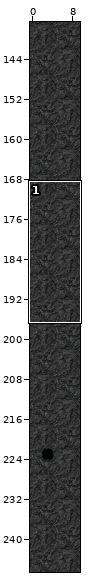
An edit to a level. Tiled map, android/assets/maps/level001.tmx. The picture above shows the old version from afar; the outline marks the close-up.
Close-up. Before the edit:
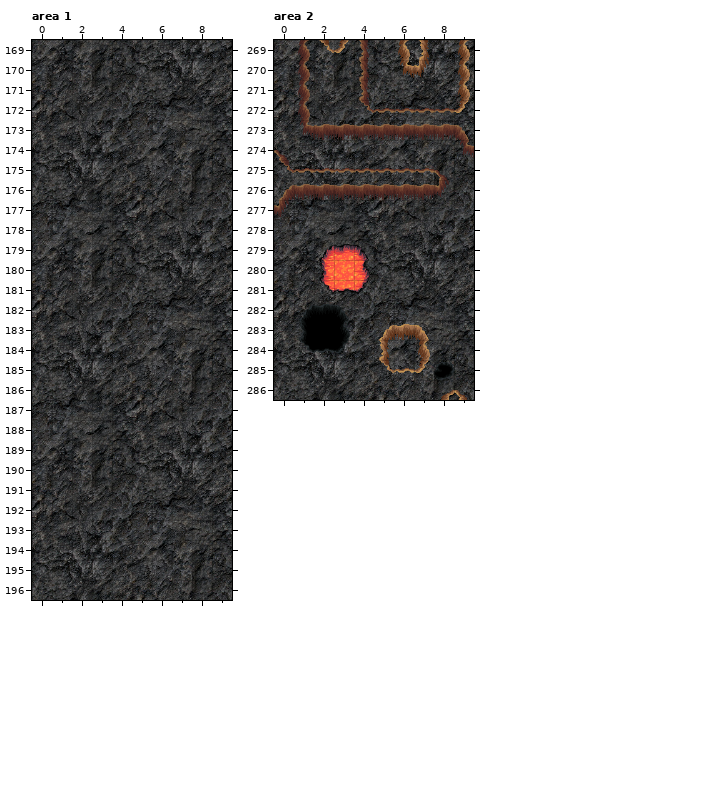
Cells are 32x32 px. Shown: area 1 x 0..9, y 169..196; area 2 x 0..9, y 269..286. The commit also changed other parts of the map, which this record leaves out.
Now the later version:
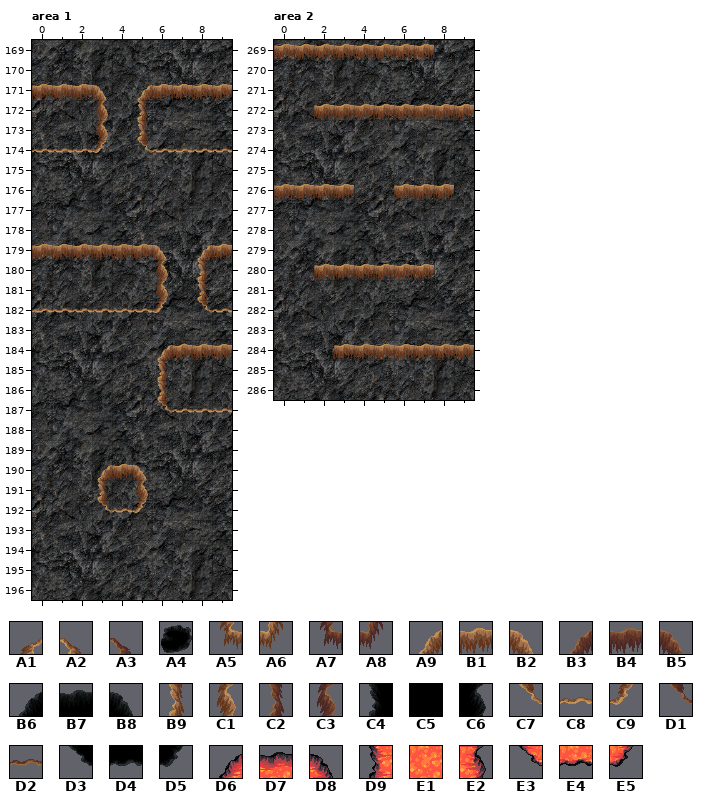
Key: from "terrain": A1 10, A2 11, A3 14, A4 15, A5 31, A6 32, A7 34, A8 35, A9 51, B1 52, B2 53, B3 54, B4 55, B5 56, B6 57, B7 58, B8 59, B9 72, C1 74, C2 75, C3 77, C4 78, C5 79, C6 80, C7 93, C8 94, C9 95, D1 96, D2 97, D3 99, D4 100, D5 101, D6 303, D7 304, D8 305, D9 324, E1 325, E2 326, E3 345, E4 346, E5 347.
__ is an empty cell, ## one hidden under a higher layer.
Tiles of an added or newly shown layer are drawn over the layers below it.
Changes in this commit:
Layer "bg1" (added), area 1:
y 171: x 0..3 __ __ __ __ -> B1 B1 B1 B2; x 5..9 __ __ __ __ __ -> A9 B1 B1 B1 B1
y 172..173: x 3 __ -> C1; x 5 __ -> B9
y 174: x 0..3 __ __ __ __ -> C8 C8 C8 C9; x 5..9 __ __ __ __ __ -> C7 C8 C8 C8 C8
y 179: x 0..6 __ __ __ __ __ __ __ -> B1 B1 B1 B1 B1 B1 B2; x 8..9 __ __ -> A9 B1
y 180..181: x 6 __ -> C1; x 8 __ -> B9
y 182: x 0..6 __ __ __ __ __ __ __ -> C8 C8 C8 C8 C8 C8 C9; x 8..9 __ __ -> C7 C8
y 184: x 6..9 __ __ __ __ -> A9 B1 B1 B1
y 185..186: x 6 __ -> B9
y 187: x 6..9 __ __ __ __ -> C7 C8 C8 C8
y 190: x 3..5 __ __ __ -> A9 B1 B2
y 191: x 3 __ -> B9; x 5 __ -> C1
y 192: x 3..5 __ __ __ -> C7 C8 C9
Layer "scenery" (removed), area 2:
y 269: x 1..4 C3 C7 C9 C2 -> __ __ __ __; x 6..7 C1 B9 -> __ __; x 9 C1 -> __
y 270: x 1 C3 -> __; x 4 C2 -> __; x 6..7 A5 A6 -> __ __; x 9 C1 -> __
y 271: x 1 C3 -> __; x 4 C2 -> __; x 9 C1 -> __
y 272: x 1 C3 -> __; x 4..9 D1 D2 D2 D2 D2 C9 -> __ __ __ __ __ __
y 273: x 1..9 A7 B4 B4 B4 B4 B4 B4 B4 B5 -> __ __ __ __ __ __ __ __ __
y 274: x 0 A3 -> __; x 9 A7 -> __
y 275: x 0..8 D1 D2 D2 D2 D2 D2 D2 D2 A3 -> __ __ __ __ __ __ __ __ __
y 276: x 0..8 B3 B4 B4 B4 B4 B4 B4 B4 A8 -> __ __ __ __ __ __ __ __ __
y 277: x 0 A8 -> __
y 279: x 2..4 D6 D7 D8 -> __ __ __
y 280: x 2..4 D9 ## E2 -> __ __ __
y 281: x 2..4 E3 E4 E5 -> __ __ __
y 282: x 1..3 B6 B7 B8 -> __ __ __
y 283: x 1..3 C4 ## C6 -> __ __ __; x 5..7 A9 B1 B2 -> __ __ __
y 284: x 1..3 D3 D4 D5 -> __ __ __; x 5 B9 -> __; x 7 C1 -> __
y 285: x 5..8 C7 C8 C9 A4 -> __ __ __ __
y 286: x 8..9 A1 A2 -> __ __
Layer "terrain" (removed), area 2:
y 269: x 1..4 C3 C7 C9 C2 -> __ __ __ __; x 6..7 C1 B9 -> __ __; x 9 C1 -> __
y 270: x 1 C3 -> __; x 4 C2 -> __; x 6..7 A5 A6 -> __ __; x 9 C1 -> __
y 271: x 1 C3 -> __; x 4 C2 -> __; x 9 C1 -> __
y 272: x 1 C3 -> __; x 4..9 D1 D2 D2 D2 D2 C9 -> __ __ __ __ __ __
y 273: x 1..9 A7 B4 B4 B4 B4 B4 B4 B4 B5 -> __ __ __ __ __ __ __ __ __
y 274: x 0 A3 -> __; x 9 A7 -> __
y 275: x 0..8 D1 D2 D2 D2 D2 D2 D2 D2 A3 -> __ __ __ __ __ __ __ __ __
y 276: x 0..8 B3 B4 B4 B4 B4 B4 B4 B4 A8 -> __ __ __ __ __ __ __ __ __
y 277: x 0 A8 -> __
y 279: x 2..4 D6 D7 D8 -> __ __ __
y 280: x 2..4 D9 E1 E2 -> __ __ __
y 281: x 2..4 E3 E4 E5 -> __ __ __
y 282: x 1..3 B6 B7 B8 -> __ __ __
y 283: x 1..3 C4 C5 C6 -> __ __ __; x 5..7 A9 B1 B2 -> __ __ __
y 284: x 1..3 D3 D4 D5 -> __ __ __; x 5 B9 -> __; x 7 C1 -> __
y 285: x 5..8 C7 C8 C9 A4 -> __ __ __ __
y 286: x 8..9 A1 A2 -> __ __
Layer "bg1" (added), area 2:
y 269: x 0..7 __ __ __ __ __ __ __ __ -> B1 B1 B1 B1 B1 B1 B1 B1
y 272: x 2..9 __ __ __ __ __ __ __ __ -> B1 B1 B1 B1 B1 B1 B1 B1
y 276: x 0..3 __ __ __ __ -> B1 B1 B1 B1; x 6..8 __ __ __ -> B1 B1 B1
y 280: x 2..7 __ __ __ __ __ __ -> B1 B1 B1 B1 B1 B1
y 284: x 3..9 __ __ __ __ __ __ __ -> B1 B1 B1 B1 B1 B1 B1
Changed places in both close-ups, as pixel boxes (x1, y1, x2, y2):
added: (32, 84, 108, 153)
added: (137, 84, 232, 153)
added: (32, 244, 168, 313)
added: (197, 244, 232, 313)
added: (157, 344, 232, 413)
added: (97, 464, 148, 513)
changed: (274, 40, 474, 217)
changed: (299, 244, 474, 400)
